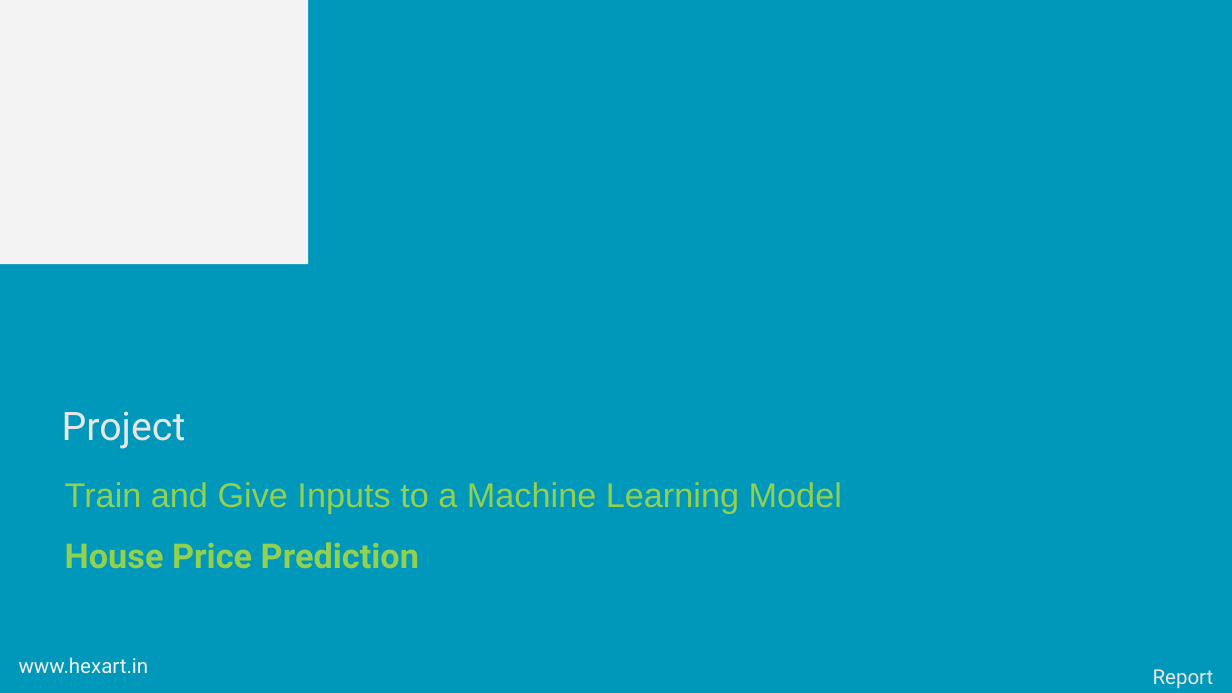
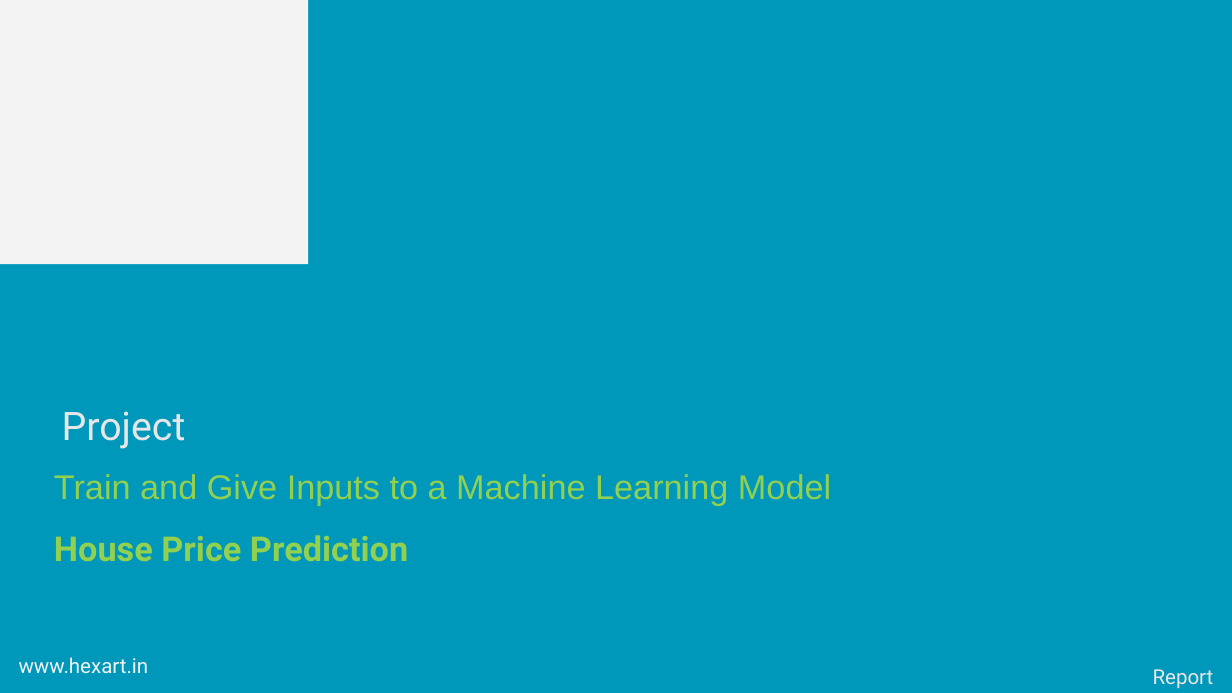
Before and after one commit to ESHWAR-333/Hexart.In---AI-Center, a slide deck: slide 1 of PPT/Train and Give Inputs to a Machine Learning Model.pptx. Drawn at 1232x693 pixels with LibreOffice and Linux fonts; fonts in the diff are those of the drawing; background and template pictures are left out. Boxes give left, top, right and bottom in pixels: in the first picture for what was removed or moved away, otherwise in the second. Text is boxed around its words. In the diff, an @@ line names an element or a change of style, - is before the commit and + after.

```diff
--- a/PPT/Train and Give Inputs to a Machine Learning Model.pptx
+++ b/PPT/Train and Give Inputs to a Machine Learning Model.pptx
@@ text "Train and Give Inputs to ...": place and size @@
-text "Train and Give Inputs to ..." at (65, 482, 842, 569)
+text "Train and Give Inputs to ..." at (54, 474, 831, 562)
```
Also in this commit, not shown: 2 other slides changed, 2 other files.
